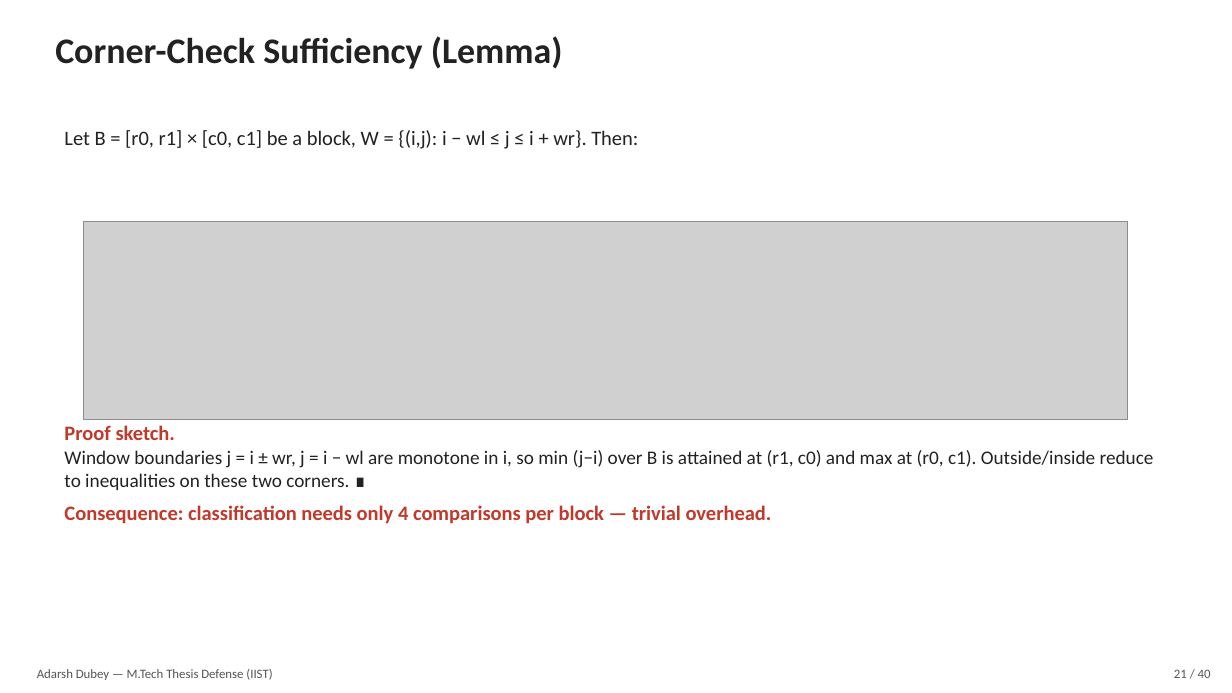
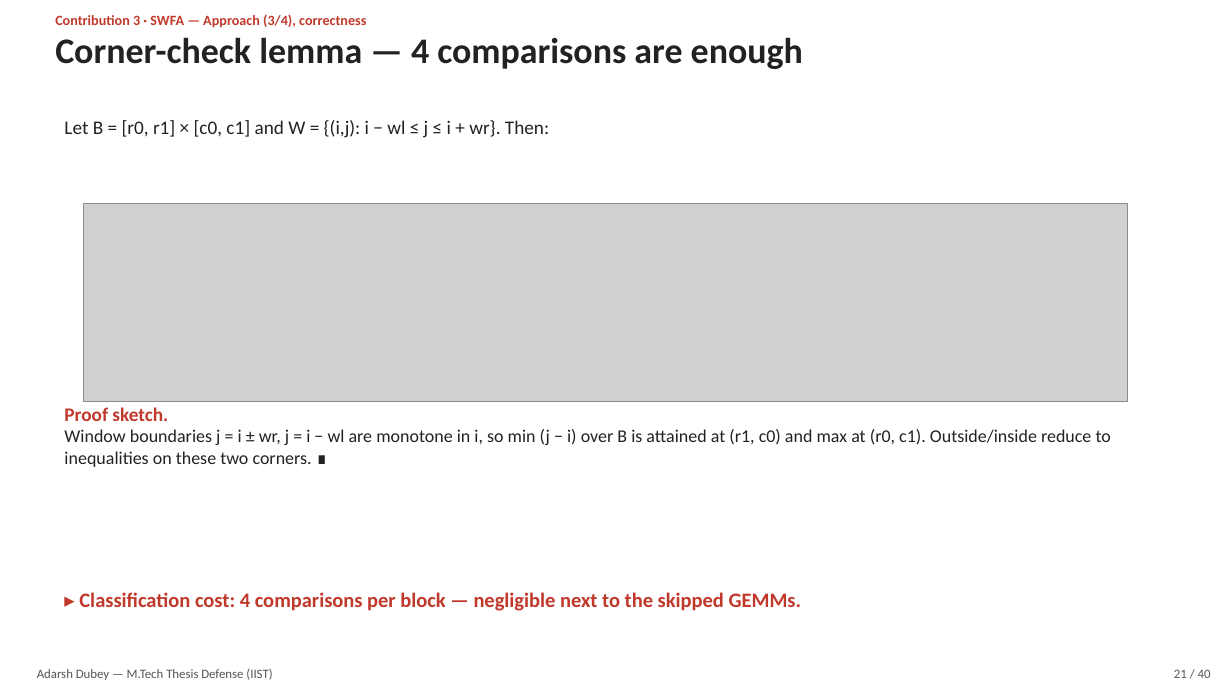
Before and after one commit to adubey-ai/mtech-thesis, a slide deck: slide 21 of thesis_defense.pptx. Drawn at 1232x693 pixels with LibreOffice and Linux fonts; fonts in the diff are those of the drawing; grey boxes stand for pictures. Boxes give left, top, right and bottom in pixels: in the first picture for what was removed or moved away, otherwise in the second. Text is boxed around its words. In the diff, an @@ line names an element or a change of style, - is before the commit and + after.

```diff
--- a/thesis_defense.pptx
+++ b/thesis_defense.pptx
@@ text added at bbox=[55, 14, 366, 28], 11 pt, text #C0392B, bold @@
+Contribution 3 · SWFA — Approach (3/4), correctness
@@ text at bbox=[55, 37, 803, 69]: text changed @@
-Corner-Check Sufficiency (Lemma)
+Corner-check lemma — 4 comparisons are enough
@@ text at bbox=[64, 120, 549, 138]: text changed; size 16 to 15 pt @@
-Let B = [r0, r1] × [c0, c1] be a block, W = {(i,j): i − wl ≤ j ≤ i + wr}. Then:
+Let B = [r0, r1] × [c0, c1] and W = {(i,j): i − wl ≤ j ≤ i + wr}. Then:
@@ picture: place and size @@
-picture at bbox=[83, 222, 1128, 420]
+picture at bbox=[83, 203, 1128, 401]
@@ text "Proof sketch.": place and size @@
-text "Proof sketch." at bbox=[64, 425, 1154, 524]
+text "Proof sketch." at bbox=[64, 407, 1111, 467]
@@ text at bbox=[64, 407, 168, 421]: size 16 to 15 pt in "Proof sketch." @@
@@ text at bbox=[64, 429, 1111, 467]: text changed; size 15 to 14 pt @@
-Window boundaries j = i ± wr, j = i − wl are monotone in i, so min (j−i) over B is attained at (r1, c0) and max at (r0, c1). Outside/inside reduce to inequalities on these two corners. ∎
-Consequence: classification needs only 4 comparisons per block — trivial overhead.
+Window boundaries j = i ± wr, j = i − wl are monotone in i, so min (j − i) over B is attained at (r1, c0) and max at (r0, c1). Outside/inside reduce to inequalities on these two corners. ∎
@@ text added at bbox=[79, 592, 801, 611], 16 pt, text #C0392B, bold @@
+▸ Classification cost: 4 comparisons per block — negligible next to the skipped GEMMs.
```
Also in this commit, not shown: 30 other slides changed, 9 slides added, 9 slides removed, 1 other file.
